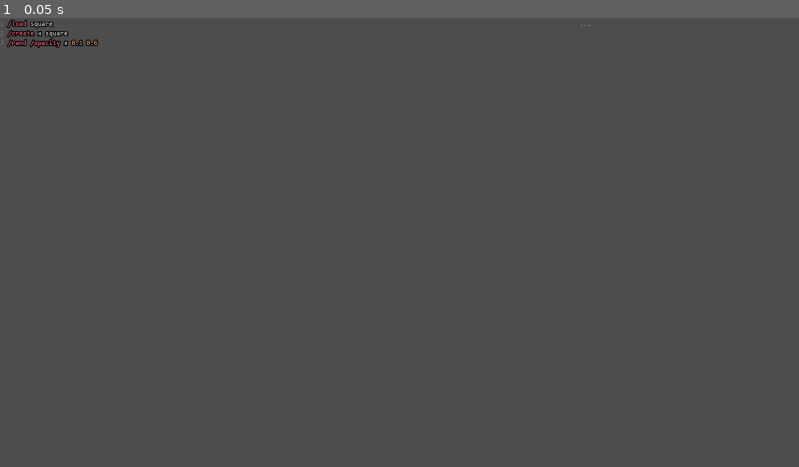
Above: before the commit, frame 1.
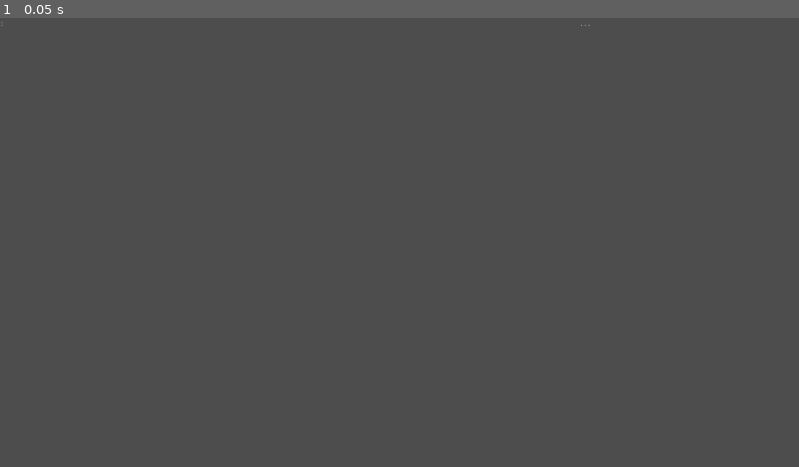
Above: after the commit, the same moment.

Repository: loopier/animatron
Game: Godot game, scene res://main.tscn
The game is run twice, just before and just after one commit, with the same random seed, the same clock (stepped at 60 frames per second) and the same inputs.
Inputs:
- Up to frame 1 (0.05 s): no input

The runs differ from the first frame. In frame 1, 0.3% of the frame differs, in the area x 0-13%, y 0-7%.

Commit message:
Fix `/rand /opacity`

Diff:
--- a/CommandInterface.gd
+++ b/CommandInterface.gd
@@ -877,7 +877,7 @@
 		setImageShaderUniform(animation, "uAddColor", rgb)
 	return Status.ok()
 
-func setActorOpacity(actorName: String, alpha: String) -> Status:
+func setActorOpacity(actorName: String, alpha: Variant) -> Status:
 	var result := getActors(actorName)
 	if result.isError(): return result
 	for actor in result.value:
--- a/main.tscn
+++ b/main.tscn
@@ -42,9 +42,6 @@
 theme = ExtResource("3_fotw2")
 theme_override_colors/font_outline_color = Color(0, 0, 0, 1)
 theme_override_constants/outline_size = 10
-text = "/load square
-/create x square
-/rand /opacity x 0.1 0.6"
 caret_type = 1
 syntax_highlighter = SubResource("CodeHighlighter_833ra")
 highlight_all_occurrences = true
